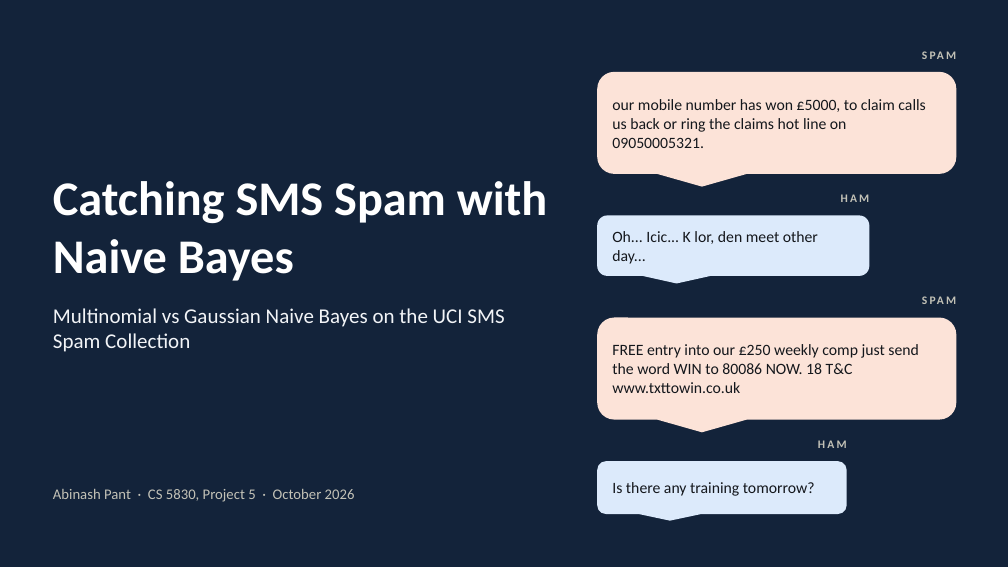
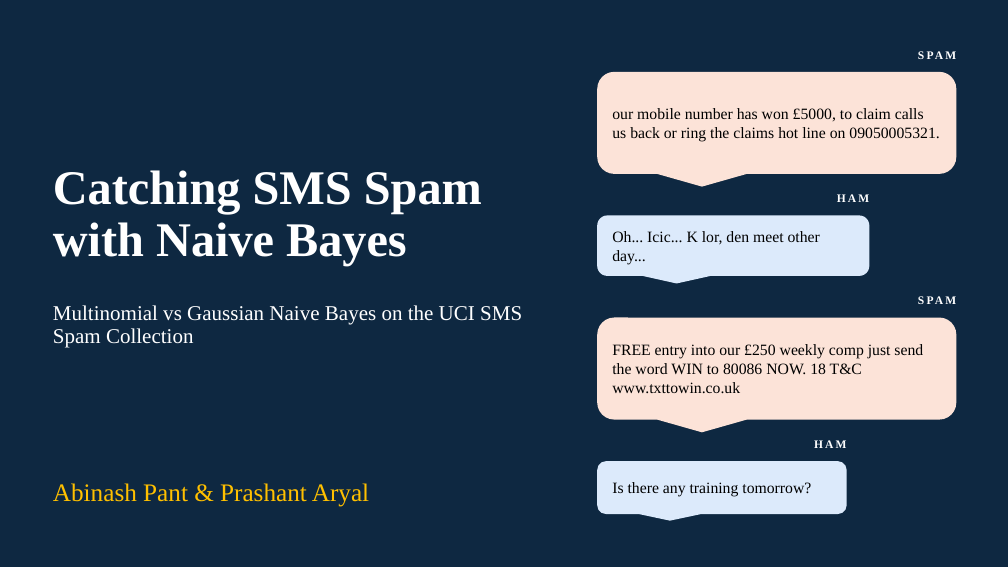
Before and after one commit to 2abi5/cs5830_project5, a slide deck: slide 1 of slides/sms_spam_naive_bayes.pptx. Drawn at 1008x567 pixels with LibreOffice and Linux fonts; fonts in the diff are those of the drawing. Boxes give left, top, right and bottom in pixels: in the first picture for what was removed or moved away, otherwise in the second. Text is boxed around its words. In the diff, an @@ line names an element or a change of style, - is before the commit and + after.

```diff
--- a/slides/sms_spam_naive_bayes.pptx
+++ b/slides/sms_spam_naive_bayes.pptx
@@ background #13233A to #0E2841 @@
@@ title "Catching SMS Spam with Naive ...": place and size @@
-title "Catching SMS Spam with Naive ..." at (53,181,547,281)
+title "Catching SMS Spam with Naive ..." at (53,170,482,266)
@@ title "Catching SMS Spam with Naive ..." at (53,170,482,266): font Calibri to Times New Roman; line spacing 1 to 0.9 @@
@@ text "Multinomial vs Gaussian Naive Bayes ..." at (53,305,522,348): font Calibri to Times New Roman, text colour #F2F4F7 to #FFFFFF; line spacing 1 to 0.9; more space between paragraphs @@
@@ font Calibri to Times New Roman, text colour #C3C2B7 to #FFFFFF in 4 elements at (866,48,957,69), (837,194,869,202), (866,293,957,315), (814,440,846,448) @@
@@ font Calibri to Times New Roman, text colour #14171C to #000000 in 4 elements at (612,108,939,142), (612,231,820,264), (612,344,923,394), (612,482,811,497) @@
@@ text at (53,483,369,507): text changed; size 14 to 24 pt; font Calibri to Times New Roman; text colour #C3C2B7 to #FFC000 @@
-Abinash Pant · CS 5830, Project 5 · October 2026
+Abinash Pant & Prashant Aryal
```
Also in this commit, not shown: 7 other slides changed, 2 other files.
